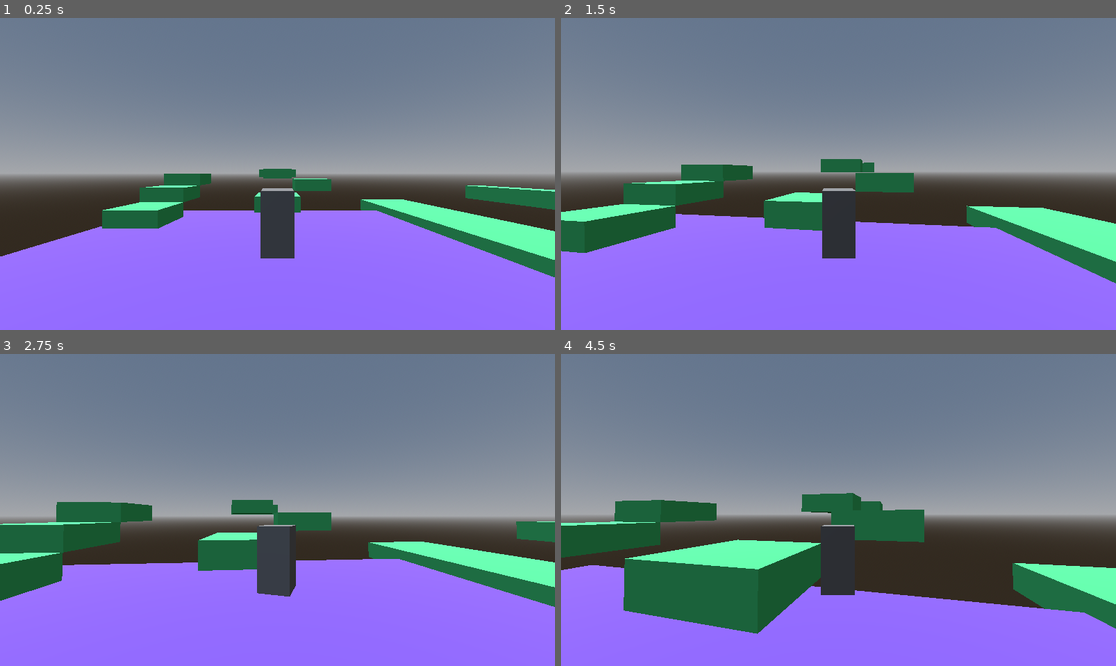
Above: before the commit, frames 1-4 (two rows, left to right).
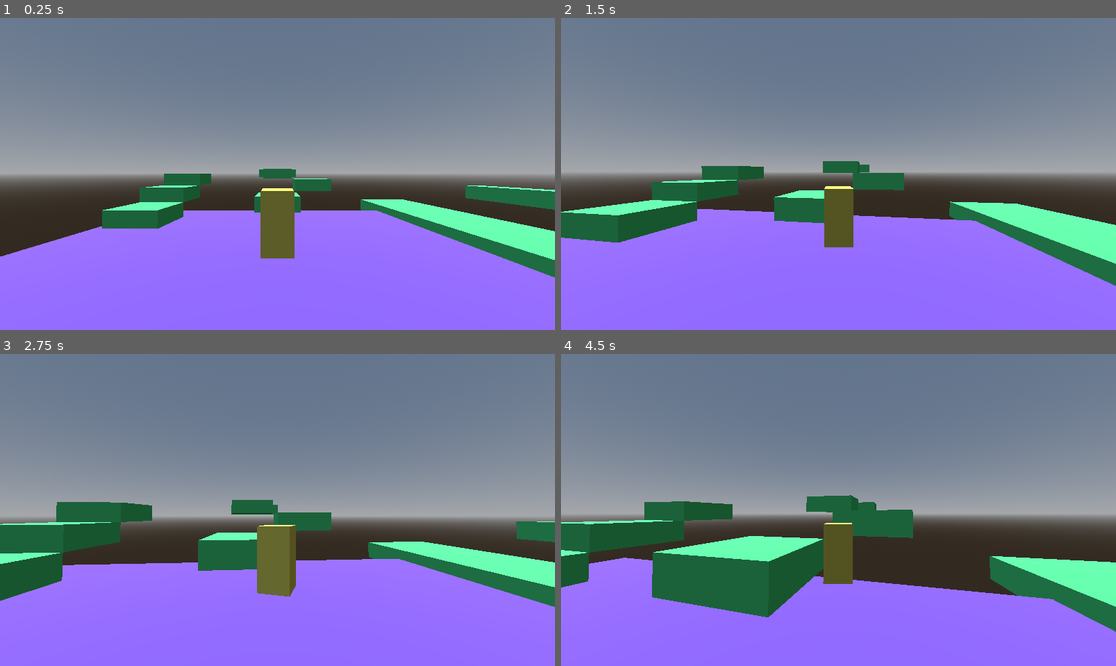
Above: after the commit, the same moments.

Repository: dukeiscoding/project-ash
Game: Godot game, scene res://scenes/levels/test_room.tscn
The game is run twice, just before and just after one commit, with the same random seed, the same clock (stepped at 60 frames per second) and the same inputs. The project has no main scene, so this scene is started directly.
Inputs (mouse positions are in pixels of both pictures, inside the frame that each line leads up to):
- Up to frame 1 (0.25 s): no input
- Up to frame 2 (1.5 s): move the mouse to (866, 174) at 0.52 s; hold W (move_forward) from 0.53 s (still down); tap Shift (dash) at 0.6, 1.35 s; tap Space (jump) at 0.77 s; move the mouse to (810, 174) at 1.27 s
- Up to frame 3 (2.75 s): keep holding W (move_forward); tap Space (jump) at 1.52 s; move the mouse to (288, 503) at 2.02 s; tap Shift (dash) at 2.1 s
- Up to frame 4 (4.5 s): keep holding W (move_forward); move the mouse to (832, 516) at 2.77 s; tap Shift (dash) at 2.85, 3.6, 4.35 s; tap Space (jump) at 3.02, 3.77 s; move the mouse to (877, 513) at 3.52 s; move the mouse to (794, 506) at 4.27 s

The runs differ from the first frame. In frame 1, 1.4% of the frame differs, in the area x 46-54%, y 54-78%; in frame 2, 5.4%; in frame 3, 1.6%; in frame 4, 8.9%, in the area x 0-100%, y 44-90%.

Commit message:
Dash polish / Test room respawn

Diff:
--- a/project-ash/scenes/levels/test_room.tscn
+++ b/project-ash/scenes/levels/test_room.tscn
@@ -176,3 +176,7 @@
 
 [node name="Ash" parent="." unique_id=2140954512 instance=ExtResource("1_yv0av")]
 transform = Transform3D(1, 0, 0, 0, 1, 0, 0, 0, 1, 0, 3, 0)
+respawn_marker_path = NodePath("../PlayerSpawn")
+
+[node name="PlayerSpawn" type="Marker3D" parent="." unique_id=1431862940]
+transform = Transform3D(1, 0, 0, 0, 1, 0, 0, 0, 1, 0, 3, 6)
--- a/project-ash/scenes/player/ash.tscn
+++ b/project-ash/scenes/player/ash.tscn
@@ -5,6 +5,9 @@
 [sub_resource type="CapsuleShape3D" id="CapsuleShape3D_dbnym"]
 
 [sub_resource type="BoxMesh" id="BoxMesh_tgwed"]
+
+[sub_resource type="StandardMaterial3D" id="StandardMaterial3D_dbnym"]
+albedo_color = Color(1, 0.94916666, 0.39, 1)
 
 [node name="Ash" type="CharacterBody3D" unique_id=2140954512]
 script = ExtResource("1_dbnym")
@@ -18,6 +21,7 @@
 [node name="MeshInstance3D" type="MeshInstance3D" parent="VisualRoot" unique_id=1307956646]
 transform = Transform3D(1, 0, 0, 0, 2, 0, 0, 0, 1, 0, 0, 0)
 mesh = SubResource("BoxMesh_tgwed")
+surface_material_override/0 = SubResource("StandardMaterial3D_dbnym")
 
 [node name="CameraYaw" type="Node3D" parent="." unique_id=1135958506]
 transform = Transform3D(1, 0, 0, 0, 1, 0, 0, 0, 1, 0, 1.5, 0)
--- a/project-ash/scenes/player/ash_controller.gd
+++ b/project-ash/scenes/player/ash_controller.gd
@@ -13,6 +13,10 @@
 @export var min_pitch: float = deg_to_rad(-60.0)
 @export var max_pitch: float = deg_to_rad(35.0)
 
+@export var normal_fov: float = 75.0
+@export var dash_fov: float = 84.0
+@export var fov_lerp_speed: float = 14.0
+
 @export var coyote_time: float = 0.12
 @export var jump_buffer_time: float = 0.12
 
@@ -20,9 +24,14 @@
 @export var dash_duration: float = 0.15
 @export var dash_cooldown: float = 0.35
 
+@export var fall_respawn_y: float = -10.0
+@export var respawn_marker_path: NodePath
+
 @onready var visual_root: Node3D = $VisualRoot
 @onready var camera_yaw: Node3D = $CameraYaw
 @onready var camera_pitch: Node3D = $CameraYaw/CameraPitch
+@onready var camera: Camera3D = $CameraYaw/CameraPitch/SpringArm3D/Camera3D
+@onready var respawn_marker: Marker3D = get_node_or_null(respawn_marker_path)
 
 var coyote_timer: float = 0.0
 var jump_buffer_timer: float = 0.0
@@ -34,6 +43,7 @@
 
 func _ready() -> void:
 	Input.set_mouse_mode(Input.MOUSE_MODE_CAPTURED)
+	camera.fov = normal_fov
 
 func _unhandled_input(event: InputEvent) -> void:
 	if event is InputEventMouseMotion:
@@ -57,6 +67,8 @@
 
 	_handle_visual_rotation(delta)
 	move_and_slide()
+	_update_camera_fov(delta)
+	_check_fall_respawn()
 
 func _update_timers(delta: float) -> void:
 	if is_on_floor():
@@ -161,3 +173,22 @@
 			target_rotation,
 			rotation_speed * delta
 		)
+
+func _update_camera_fov(delta: float) -> void:
+	var target_fov := dash_fov if is_dashing else normal_fov
+	camera.fov = lerp(camera.fov, target_fov, fov_lerp_speed * delta)
+
+func _check_fall_respawn() -> void:
+	if global_position.y < fall_respawn_y:
+		_respawn_player()
+
+func _respawn_player() -> void:
+	if respawn_marker == null:
+		return
+
+	global_position = respawn_marker.global_position
+	velocity = Vector3.ZERO
+	is_dashing = false
+	dash_timer = 0.0
+	dash_cooldown_timer = 0.0
+	camera.fov = normal_fov
